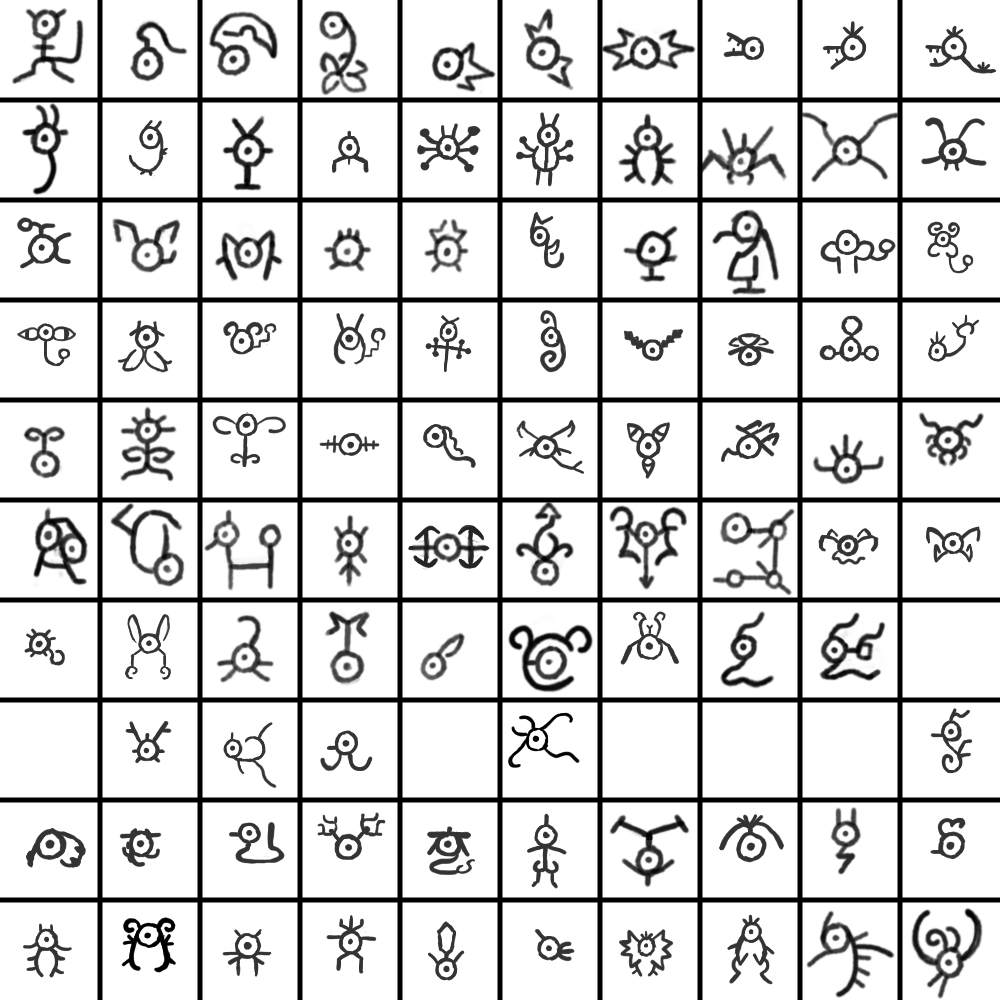
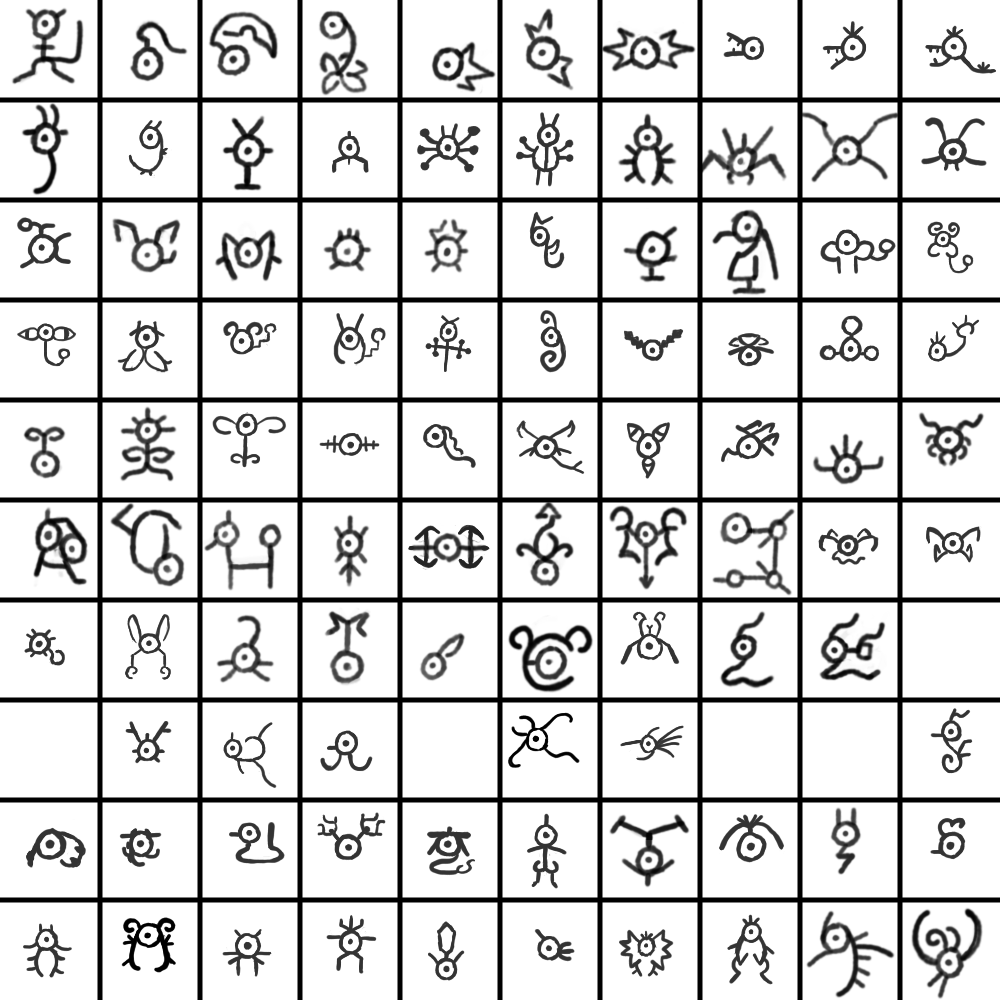
The second (1000, 1000) image is a revision of the first. Changes to its layers:
painted on "Paint Layer 1" over [left=620, top=725, right=684, bottom=761]
